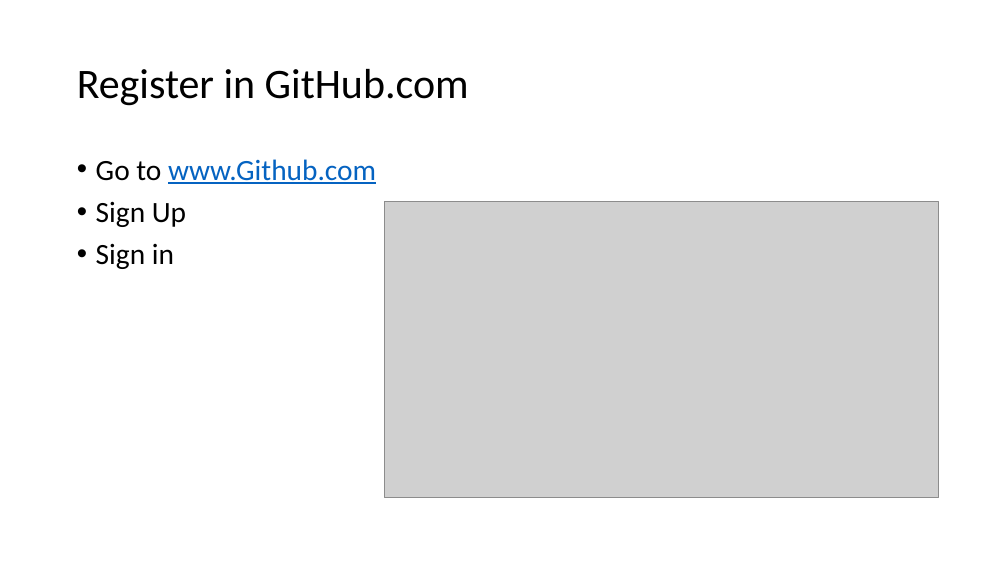
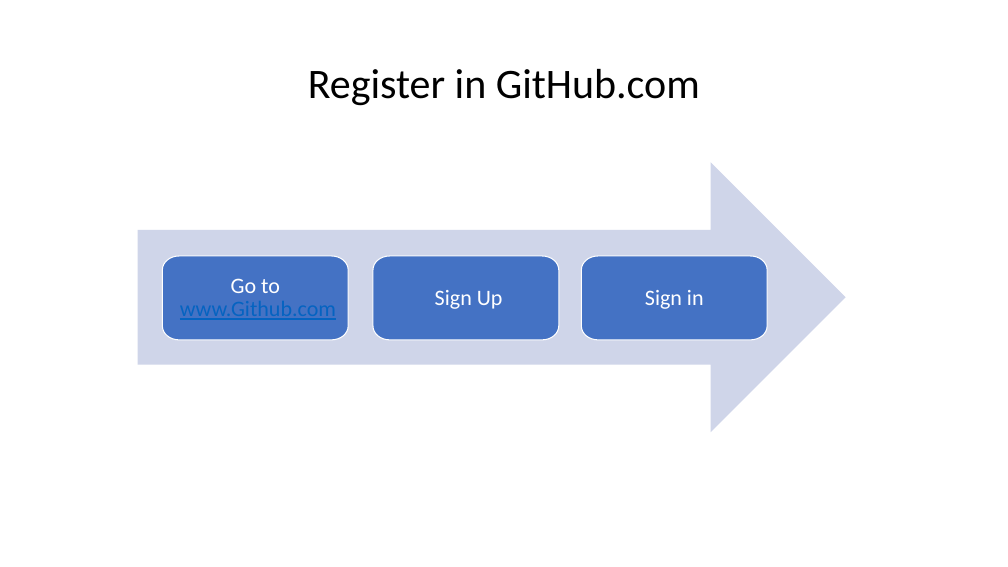
Before and after one commit to HesamMarshal/TutorialGit, a slide deck: slide 2 of GitTutorial.pptx. Drawn at 1008x567 pixels with LibreOffice and Linux fonts; fonts in the diff are those of the drawing; grey boxes stand for pictures. Boxes give left, top, right and bottom in pixels: in the first picture for what was removed or moved away, otherwise in the second. Text is boxed around its words. In the diff, an @@ line names an element or a change of style, - is before the commit and + after.

Commit message:
Slide-Modified: Register in GitHub.com

```diff
--- a/GitTutorial.pptx
+++ b/GitTutorial.pptx
@@ title "Register in GitHub.com" at bbox=[308, 69, 700, 106]: alignment left to centre @@
@@ text removed at bbox=[96, 159, 376, 269] @@
-• Go to www.Github.com
-• Sign Up
-• Sign in
@@ picture removed at bbox=[385, 202, 939, 498] @@
@@ group added at bbox=[138, 163, 845, 433]: 3 freeform shapes, 1 right arrow @@
+Go to www.Github.com
+Sign Up
+Sign in
```
